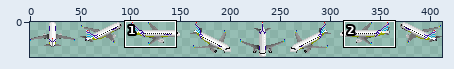
Sprite sheet, stored at src/Aircraft/Airbus/A321_200/A321_200_Busan.png. Above, an overview of the earlier version with the close-up marked.
Close-up. As it was:
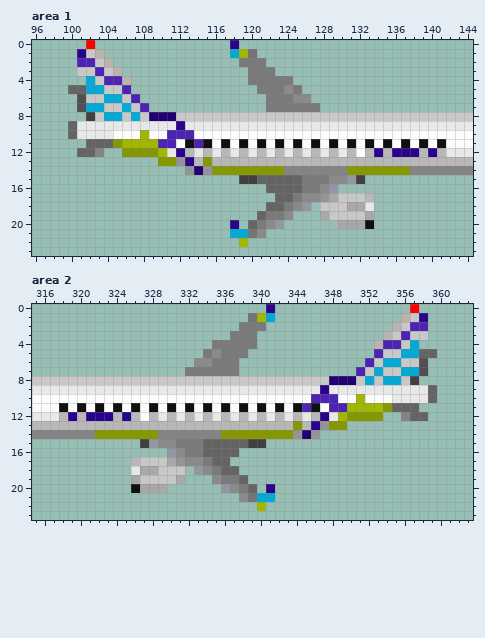
The file is 412x35 pixels. Colours within 5 levels of each other are drawn and written as one. Shown: area 1: x 96..144, y 0..23; area 2: x 315..363, y 0..23.
New version:
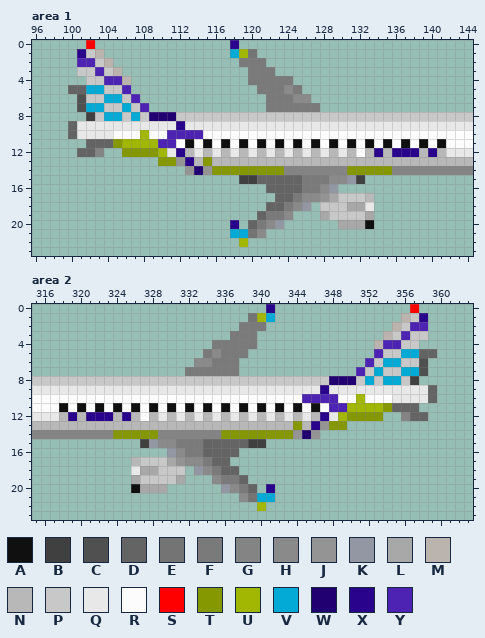
Palette (. is transparent): A #101010  B #404040  C #505050  D #646464  E #747474  F #7a7a7a  G #848484  H #8a8a8a  J #949494  K #9397a4  L #a8a8a8  M #bab3ae  N #b8b8b8  P #c8c8c8  Q #e8e8e8  R #fcfcfc  S #ff0000  T #859801  U #a1b701  V #03aad5  W #210172  X #2a038d  Y #4c23b3
Changes in this commit:
Area 1:
Colour G replaces colour T in row 14 at x 136 to 137.
Colour P replaces colour V in row 4 at x 102.
Colour R replaces colour Y in row 11 at x 114.
Colour Y replaces colour R in row 10 at x 114.
Area 2:
Colour G replaces colour T in row 14 at x 322 to 323.
Colour P replaces colour V in row 4 at x 357.
Colour R replaces colour Y in row 11 at x 345.
Colour Y replaces colour R in row 10 at x 345.
Changed places in both close-ups, as pixel boxes (x1, y1, x2, y2):
changed: (86, 76, 95, 85)
changed: (194, 130, 203, 148)
changed: (392, 166, 410, 175)
changed: (410, 340, 419, 349)
changed: (302, 394, 311, 412)
changed: (95, 430, 113, 439)
